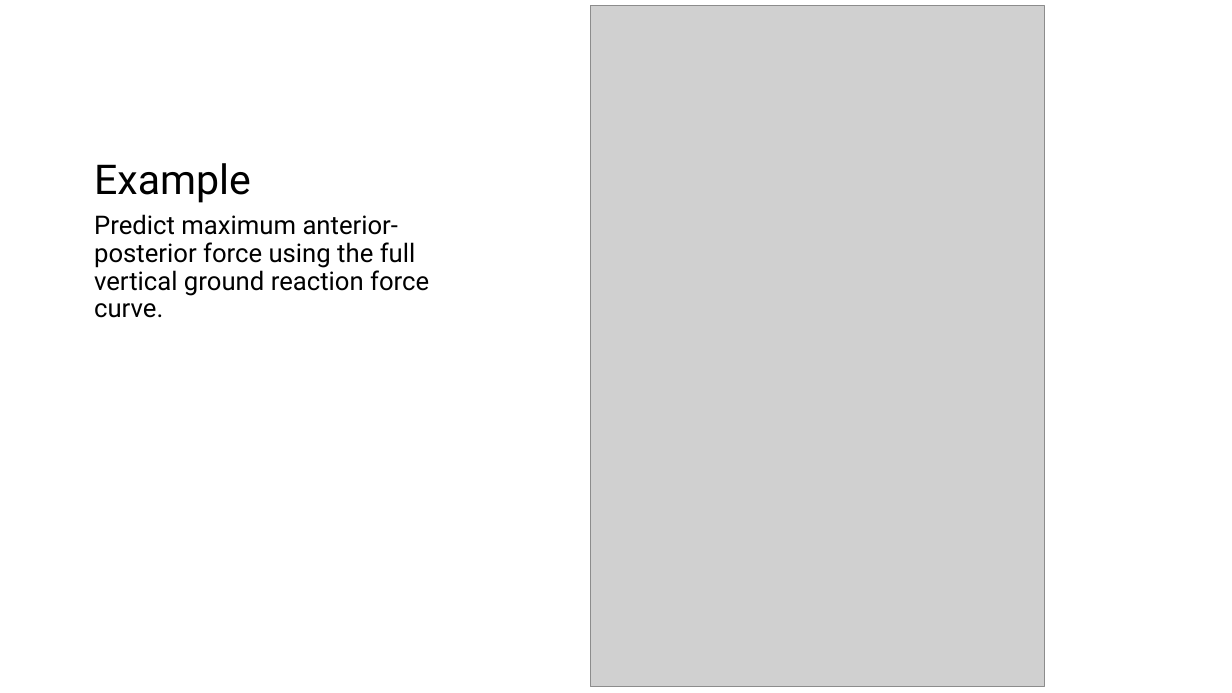
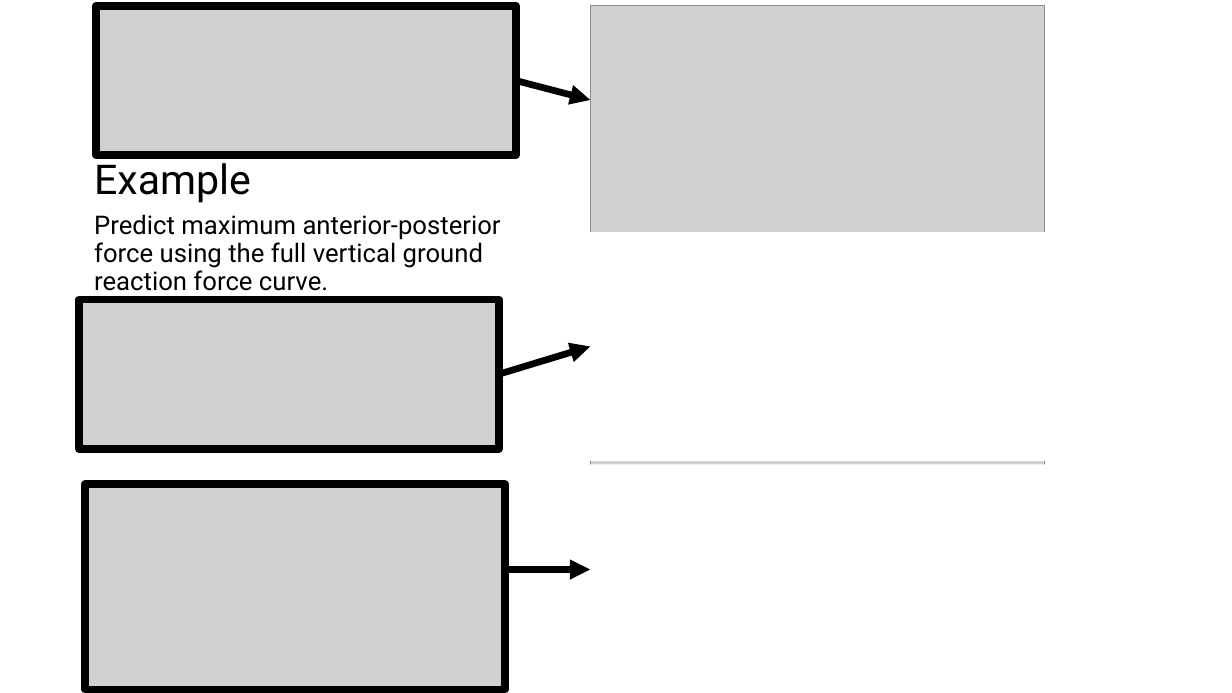
Before and after one commit to edwardgunning/ISBS-Short-Course, a slide deck: slide 17 of slides/05-fregression.pptx (slide 15 before the commit). Drawn at 1232x693 pixels with LibreOffice and Linux fonts; fonts in the diff are those of the drawing; grey boxes stand for pictures; background and template pictures are left out. Boxes give left, top, right and bottom in pixels: in the first picture for what was removed or moved away, otherwise in the second. Text is boxed around its words. In the diff, an @@ line names an element or a change of style, - is before the commit and + after.

```diff
--- a/slides/05-fregression.pptx
+++ b/slides/05-fregression.pptx
@@ picture added at [96,6,517,155] @@
@@ arrow added from (516, 80) to (591, 100), #000000 5.25 pt @@
@@ text "Predict maximum anterior-posterior force using ..." rewrapped from [94,214,429,318] to [94,214,501,291] @@
@@ rectangle added at [591,232,1066,460], fill #FFFFFF @@
@@ picture added at [79,299,500,449] @@
@@ arrow added from (499, 374) to (591, 347), #000000 5.25 pt @@
@@ rectangle added at [591,465,1066,693], fill #FFFFFF @@
@@ picture added at [85,484,506,689] @@
@@ arrow added from (506, 569) to (591, 569), #000000 5.25 pt @@
```
Also in this commit, not shown: 3 other slides changed, 3 slides added, 6 other files.
